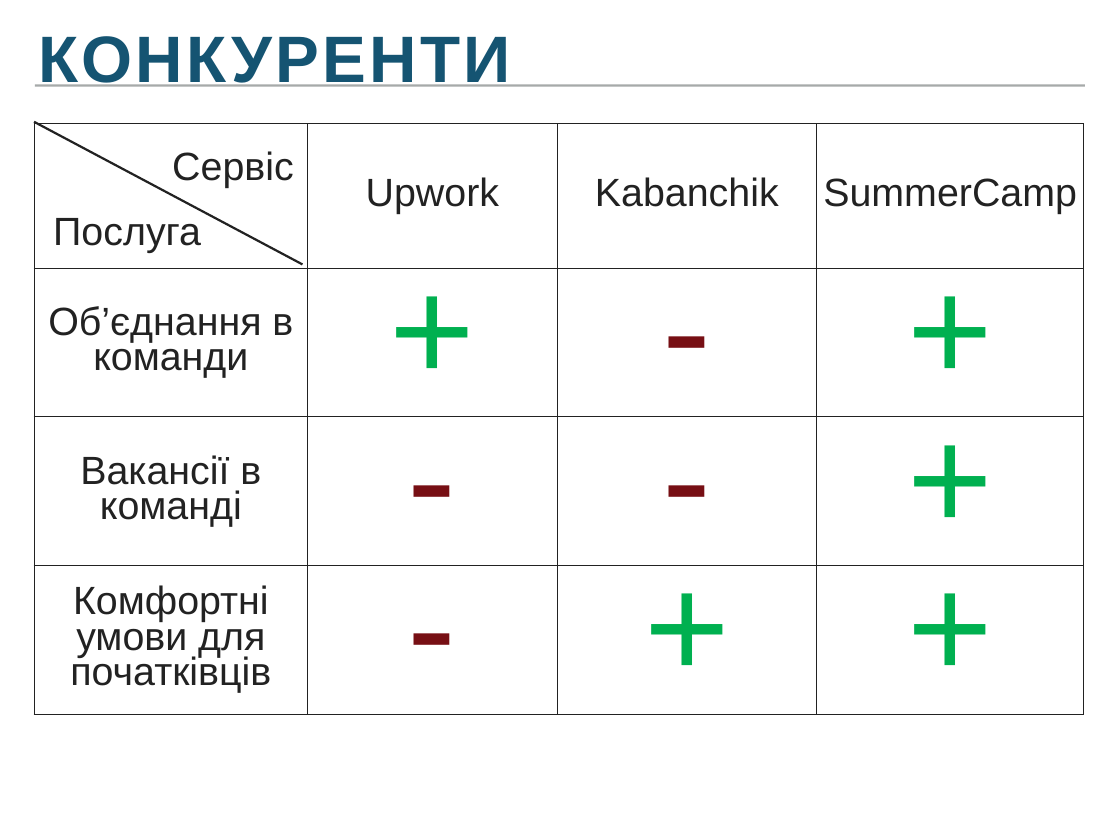
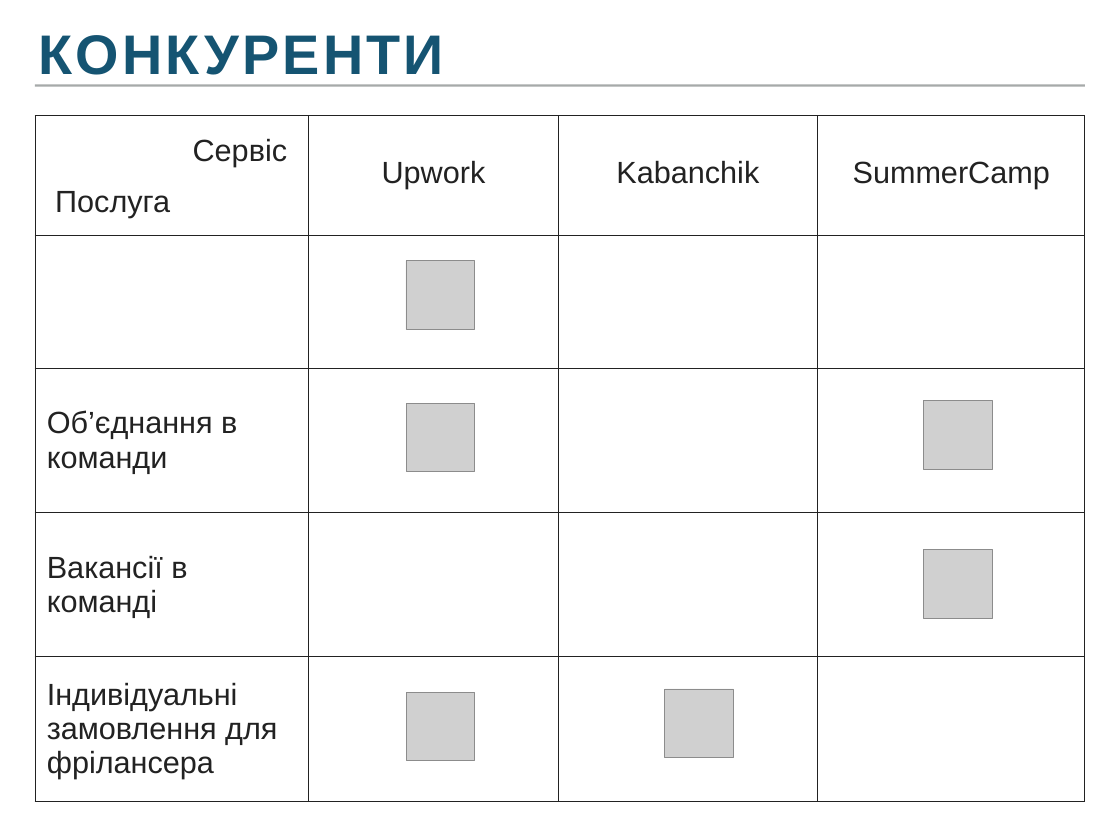
Before and after one commit to Frozen-Team/summercamp, a slide deck: slide 5 of presentation/Presentation_edited.pptx. Drawn at 1120x840 pixels with LibreOffice and Linux fonts; fonts in the diff are those of the drawing; grey boxes stand for pictures. Boxes give left, top, right and bottom in pixels: in the first picture for what was removed or moved away, otherwise in the second. Text is boxed around its words. In the diff, an @@ line names an element or a change of style, - is before the commit and + after.

```diff
--- a/presentation/Presentation_edited.pptx
+++ b/presentation/Presentation_edited.pptx
@@ text "КОНКУРЕНТИ" at <box>38,35,444,75</box>: size 60 to 51 pt @@
@@ table at <box>35,116,1086,801</box> @@
-row 2: Об’єднання в команди | + | - | +
-row 3: Вакансії в команді | - | - | +
-row 4: Комфортні умови для початківців | - | + | +
+row 2:  |  |  | 
+row 3: Об’єднання в команди |  |  | 
+row 4: Вакансії в команді |  |  | 
+row 5: Індивідуальні замовлення для фрілансера |  |  | 
@@ table: place and size @@
-table at <box>34,124,1085,714</box>
+table at <box>35,116,1086,801</box>
@@ line removed from (34, 122) to (302, 265) @@
@@ text "Сервіс" at <box>193,138,287,167</box>: size 36 to 28 pt @@
@@ text "Сервіс": place and size @@
-text "Сервіс" at <box>172,151,294,188</box>
+text "Сервіс" at <box>193,138,287,167</box>
@@ text "Послуга": place and size @@
-text "Послуга" at <box>53,218,201,253</box>
+text "Послуга" at <box>55,191,170,218</box>
@@ text "Послуга" at <box>55,191,170,218</box>: size 36 to 28 pt @@
@@ picture added at <box>406,261,474,329</box> @@
@@ picture added at <box>406,403,475,472</box> @@
@@ picture added at <box>924,401,992,469</box> @@
@@ picture added at <box>924,550,992,618</box> @@
@@ picture added at <box>665,689,733,758</box> @@
@@ picture added at <box>406,692,475,761</box> @@
```
Also in this commit, not shown: 6 other slides changed, 1 slide added, 1 slide removed, 1 other file.
